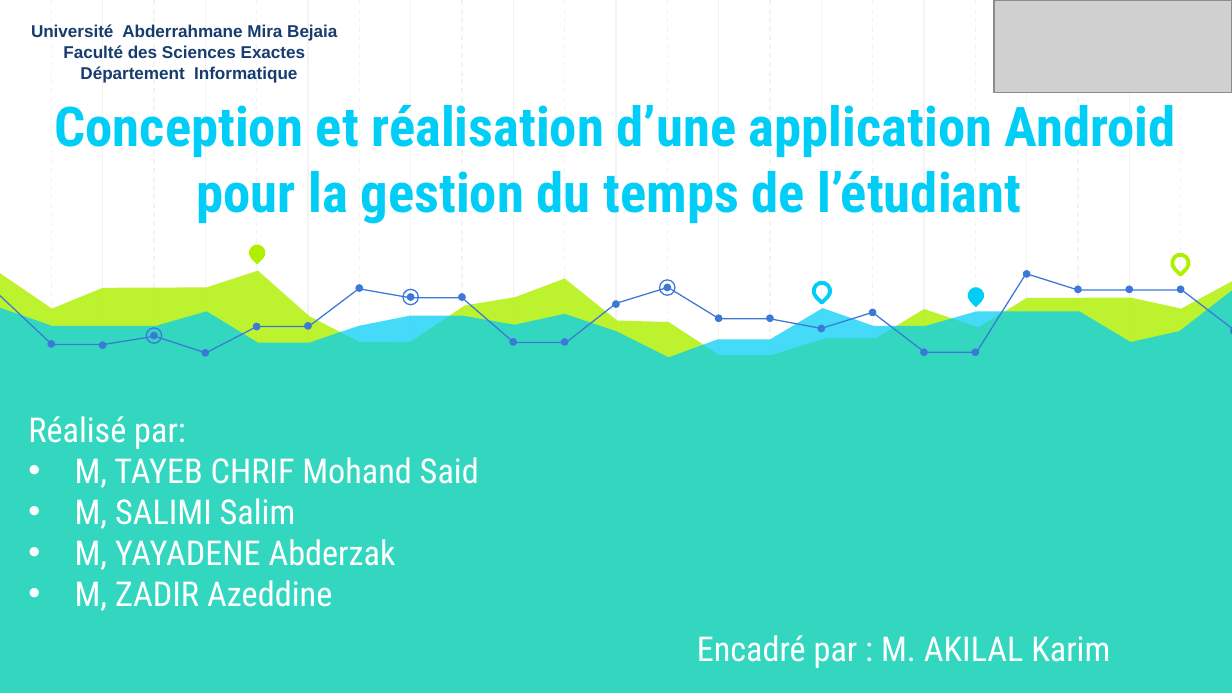
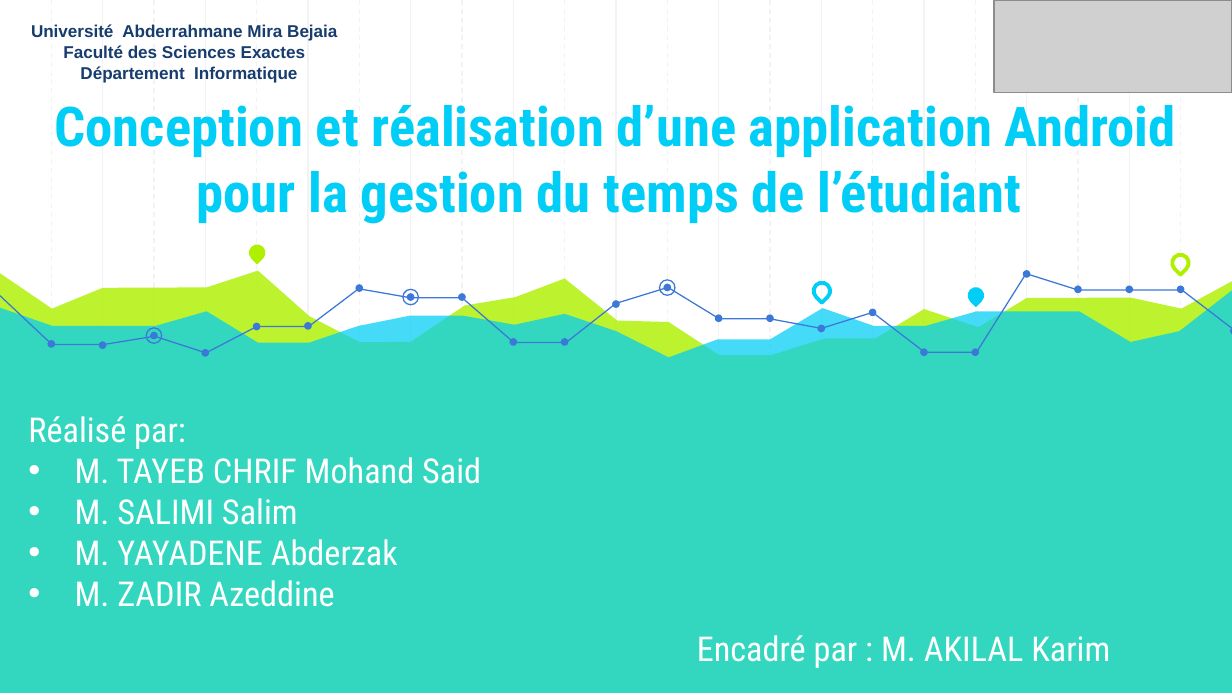
Before and after one commit to AzeddineZadir/docpfc, a slide deck: slide 1 of présentation licence 3.pptx. Drawn at 1232x693 pixels with LibreOffice and Linux fonts; fonts in the diff are those of the drawing; grey boxes stand for pictures. Boxes give left, top, right and bottom in pixels: in the first picture for what was removed or moved away, otherwise in the second. Text is boxed around its words. In the diff, an @@ line names an element or a change of style, - is before the commit and + after.

```diff
--- a/présentation licence 3.pptx
+++ b/présentation licence 3.pptx
@@ text at [75,457,481,607]: text changed @@
-• M, TAYEB CHRIF Mohand Said
-• M, SALIMI Salim
-• M, YAYADENE Abderzak
-• M, ZADIR Azeddine
+• M. TAYEB CHRIF Mohand Said
+• M. SALIMI Salim
+• M. YAYADENE Abderzak
+• M. ZADIR Azeddine
```
Also in this commit, not shown: 7 other slides changed.
